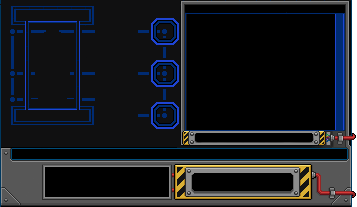
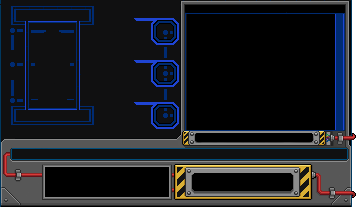
Layered file, before and after one edit (w=357, h=207). Changes by layer:
removed layer "Layer 9" over (x1=12, y1=149, x2=101, y2=159)
added layer "Layer 30" above "Layer 27" over (x1=3, y1=149, x2=42, y2=182)
renamed "Layer 11" to "Layer 27", showed it, moved it above "Layer 24", painted on it over (x1=1, y1=133, x2=334, y2=148)
removed layer "Layer 12" over (x1=10, y1=25, x2=95, y2=103)
removed layer "Layer 13" over (x1=7, y1=95, x2=101, y2=141)
removed layer "Layer 5" over (x1=1, y1=18, x2=347, y2=182)
added layer "Layer 24" above "Layer 22" over (x1=1, y1=139, x2=64, y2=148)
added layer "Layer 22" above "Layer 21" over (x1=2, y1=147, x2=178, y2=150)
added layer "Layer 21" above "Layer 20" over (x1=134, y1=102, x2=156, y2=105)
added layer "Layer 20" above "Layer 18" over (x1=134, y1=60, x2=156, y2=63)
added layer "Layer 18" above "Layer 15" over (x1=134, y1=18, x2=156, y2=21)
renamed "Layer 10" to "Layer 15", showed it, painted on it over (x1=1, y1=18, x2=347, y2=182)
